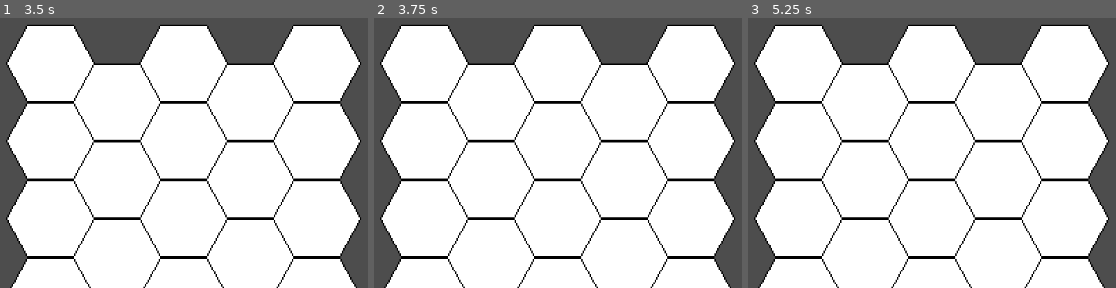
Above: before the commit, frames 1-3 (left to right).
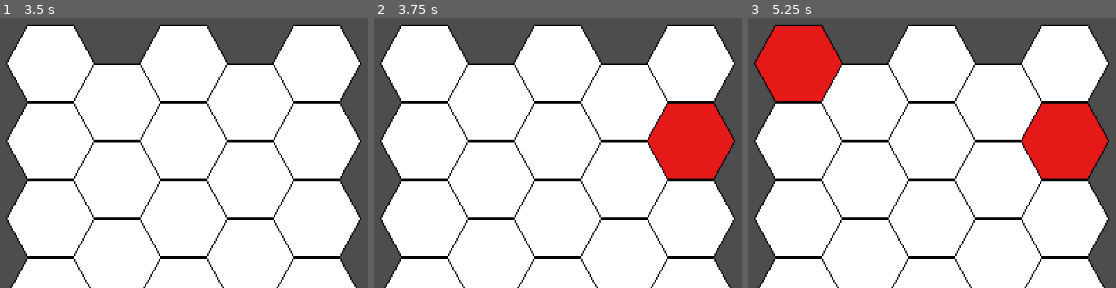
Above: after the commit, the same moments.

Repository: jy4be/gamejam-2025
Game: Godot game, scene res://root.tscn
The game is run twice, just before and just after one commit, with the same random seed, the same clock (stepped at 60 frames per second) and the same inputs.
Inputs (mouse positions are in pixels of both pictures, inside the frame that each line leads up to):
- Up to frame 1 (3.5 s): tap Enter at 0.5, 2 s; move the mouse to (224, 42) at 0.52 s; tap Space at 1.25, 2.75 s; move the mouse to (outside the picture) at 1.27 s; move the mouse to (outside the picture) at 2.02 s; move the mouse to (11, 153) at 2.77 s
- Up to frame 2 (3.75 s): tap Enter at 3.5 s; move the mouse to (664, 131) at 3.52 s
- Up to frame 3 (5.25 s): tap Space at 4.25 s; move the mouse to (outside the picture) at 4.27 s; move the mouse to (840, 63) at 5.02 s

Frame 1 is identical in both runs. In frame 2, 5.1% of the frame differs, in the area x 74-98%, y 31-60%; in frame 3, 10%, in the area x 1-98%, y 2-60%.

Commit message:
Mous hover ovee tile

Diff:
--- /dev/null
+++ b/Scripts/SignalBus.gd
@@ -0,0 +1,4 @@
+extends Node
+
+signal MouseHover(tile: Tile)
+signal Click
--- a/Tile.gd
+++ b/Scripts/Tile.gd
@@ -1,9 +1,18 @@
 extends Node2D
 class_name Tile
+
+var bus = SignalBus
 
 @onready var sprite: Sprite2D = $Sprite2D
 
 
 func getSize() -> Vector2i:
-	print(sprite)
 	return Vector2i(sprite.get_rect().size)
+
+
+func _on_area_2d_mouse_entered() -> void:
+	bus.MouseHover.emit($".")
+
+
+func _on_area_2d_mouse_exited() -> void:
+	pass
--- a/map.gd
+++ b/Scripts/map.gd
@@ -10,7 +10,7 @@
 
 func generate(size: Vector2i):
 	mapSize = size
-	var scene: Resource = load("res://tile.tscn")
+	var scene: Resource = load("res://scenes/tile.tscn")
 
 	for yPos in range(mapSize.y):
 		for xPos in range(mapSize.x):
@@ -19,7 +19,6 @@
 			var yOffset = 0
 			if (xPos % 2) == 1:
 				yOffset = instance.getSize().y / 2
-
 			instance.transform = instance.transform.translated(
 				Vector2(xPos * instance.getSize().x/4*3,yPos * instance.getSize().y + yOffset))
 			mapBuffer.append(instance)
@@ -42,10 +41,19 @@
 func getTile(pos: Vector2i):
 	return mapBuffer[pos.y * mapSize.x + pos.x]
 
-func getPositionOfTile(tile):
-	pass
-
+func getPositionOfTile(tile) -> int:
+	return mapBuffer.find(tile, 0)
 
 
 func _on_ready() -> void:
 	generate(Vector2i(5, 5))
+	SignalBus.connect("MouseHover", colourPos)
+
+func colourPos(tile:Tile):
+	var index:int = getPositionOfTile(tile)
+	mapBuffer[index].sprite.texture = load("res://Assets/Bestagon_flip.png")
+
+
+
+func _on_root_ready() -> void:
+	pass # Replace with function body.
--- a/classtest.gd
+++ /dev/null
@@ -1,7 +0,0 @@
-extends Node
-
-class_name Test
-
-class test:
-	func pront():
-		print("test")
--- a/node.gd
+++ /dev/null
@@ -1,19 +0,0 @@
-extends Node
-
-
-# Called when the node enters the scene tree for the first time.
-func _ready() -> void:
-	var ob1: Test = Test.new()
-
-
-# Called every frame. 'delta' is the elapsed time since the previous frame.
-func _process(delta: float) -> void:
-	pass
-
-func _physics_process(delta: float) -> void:
-	pass
-
-
-
-func _on_node_ready() -> void:
-	pass # Replace with function body.
--- a/node_2.gd
+++ /dev/null
@@ -1,16 +0,0 @@
-extends Node
-
-signal test
-
-# Called when the node enters the scene tree for the first time.
-func _ready() -> void:
-	pass # Replace with function body.
-
-
-# Called every frame. 'delta' is the elapsed time since the previous frame.
-func _process(delta: float) -> void:
-	test.emit()
-
-
-func _on_node_ready() -> void:
-	pass # Replace with function body.
--- a/project.godot
+++ b/project.godot
@@ -15,6 +15,10 @@
 config/features=PackedStringArray("4.5", "Forward Plus")
 config/icon="res://icon.svg"
 
+[autoload]
+
+SignalBus="*res://Scripts/SignalBus.gd"
+
 [rendering]
 
 textures/canvas_textures/default_texture_filter=0
--- a/root.tscn
+++ b/root.tscn
@@ -1,6 +1,6 @@
 [gd_scene load_steps=2 format=3 uid="uid://dte8xkav6c04v"]
 
-[ext_resource type="Script" uid="uid://dn1xxs0hhtkyl" path="res://map.gd" id="1_pq8q7"]
+[ext_resource type="Script" uid="uid://dn1xxs0hhtkyl" path="res://Scripts/map.gd" id="1_pq8q7"]
 
 [node name="Root" type="Node2D"]
 
--- /dev/null
+++ b/scenes/tile.tscn
@@ -0,0 +1,23 @@
+[gd_scene load_steps=3 format=3 uid="uid://csjctkn23kt3h"]
+
+[ext_resource type="Script" uid="uid://dpi2lser1kf0v" path="res://Scripts/Tile.gd" id="1_ywnoi"]
+[ext_resource type="Texture2D" uid="uid://bp1m8cp78yqws" path="res://Assets/Bestagon.png" id="2_jy7pm"]
+
+[node name="Tile" type="Node2D"]
+script = ExtResource("1_ywnoi")
+
+[node name="Sprite2D" type="Sprite2D" parent="."]
+texture_filter = 1
+texture = ExtResource("2_jy7pm")
+region_enabled = true
+region_rect = Rect2(0, 4, 64, 56)
+
+[node name="Area2D" type="Area2D" parent="Sprite2D"]
+
+[node name="CollisionPolygon2D" type="CollisionPolygon2D" parent="Sprite2D/Area2D"]
+position = Vector2(0.099998474, 0)
+scale = Vector2(0.9980468, 1)
+polygon = PackedVector2Array(-17, -28, 17, -28, 32, 0, 17, 28, -17, 28, -32, 0)
+
+[connection signal="mouse_entered" from="Sprite2D/Area2D" to="." method="_on_area_2d_mouse_entered"]
+[connection signal="mouse_exited" from="Sprite2D/Area2D" to="." method="_on_area_2d_mouse_exited"]
--- a/tile.tscn
+++ /dev/null
@@ -1,13 +0,0 @@
-[gd_scene load_steps=3 format=3 uid="uid://csjctkn23kt3h"]
-
-[ext_resource type="Script" uid="uid://dpi2lser1kf0v" path="res://Tile.gd" id="1_n3f48"]
-[ext_resource type="Texture2D" uid="uid://bp1m8cp78yqws" path="res://Assets/Bestagon.png" id="2_vx4y2"]
-
-[node name="Tile" type="Node2D"]
-script = ExtResource("1_n3f48")
-
-[node name="Sprite2D" type="Sprite2D" parent="."]
-texture_filter = 1
-texture = ExtResource("2_vx4y2")
-region_enabled = true
-region_rect = Rect2(0, 4, 64, 56)
Renamed: Bestagon_flip.png -> Assets/Bestagon_flip.png
Not shown, changed: Assets/Bestagon_flip.png.import
Not shown, added: Scripts/SignalBus.gd.uid
Renamed: Tile.gd.uid -> Scripts/Tile.gd.uid
Renamed: map.gd.uid -> Scripts/map.gd.uid
Not shown, removed: classtest.gd.uid
Not shown, removed: node.gd.uid
Not shown, removed: node_2.gd.uid
Renamed: test.tscn -> scenes/test.tscn
Renamed: test_2.tscn -> scenes/test_2.tscn
